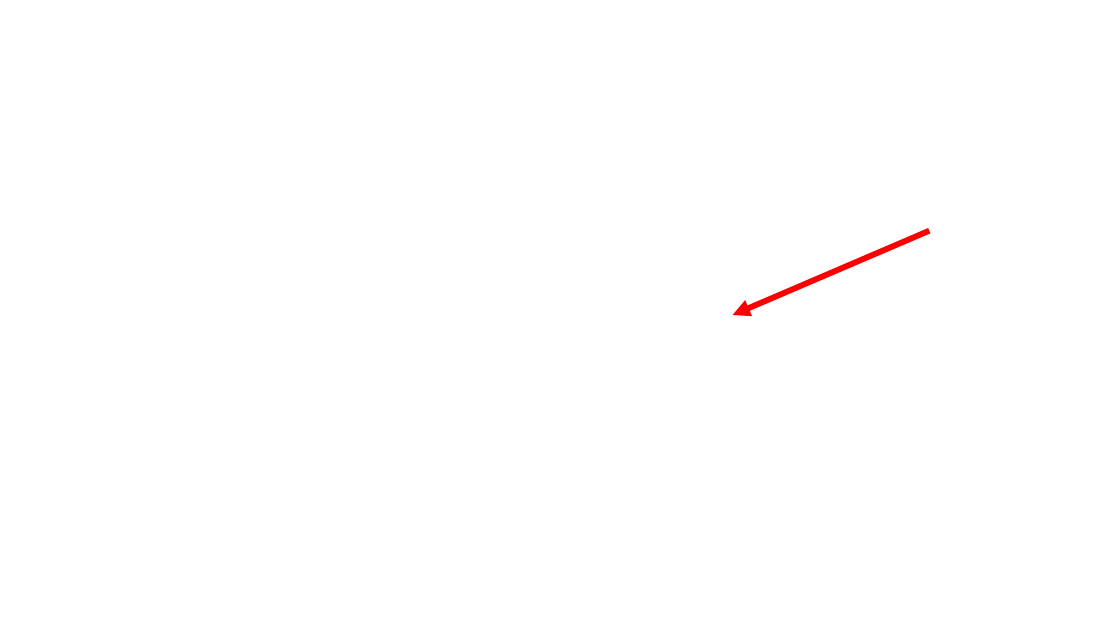
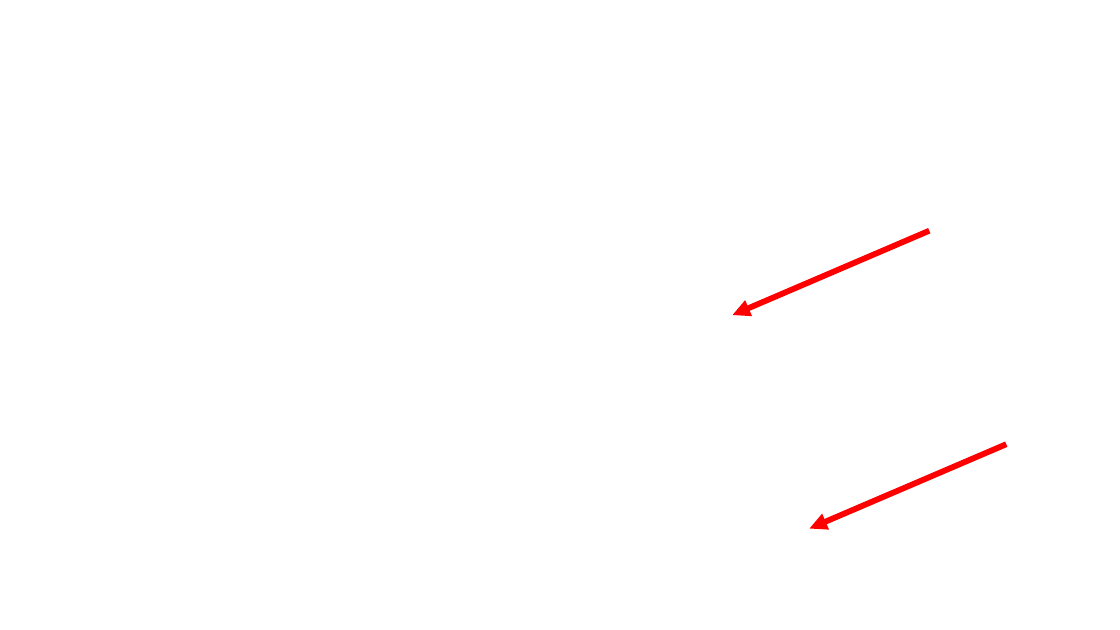
Before and after one commit to jackcohen10/managergpt-marketplace, a slide deck: slide 18 of Installing ManagerGPT Plugin- Screenshots.pptx. Drawn at 1120x630 pixels with LibreOffice and Linux fonts; fonts in the diff are those of the drawing; background and template pictures are left out. Boxes give left, top, right and bottom in pixels: in the first picture for what was removed or moved away, otherwise in the second. Text is boxed around its words. In the diff, an @@ line names an element or a change of style, - is before the commit and + after.

```diff
--- a/Installing ManagerGPT Plugin- Screenshots.pptx
+++ b/Installing ManagerGPT Plugin- Screenshots.pptx
@@ arrow added from (1007, 444) to (810, 528), #FF0000 5 pt @@
```
Also in this commit, not shown: 1 slide added, 4 slides removed, 5 other files.
